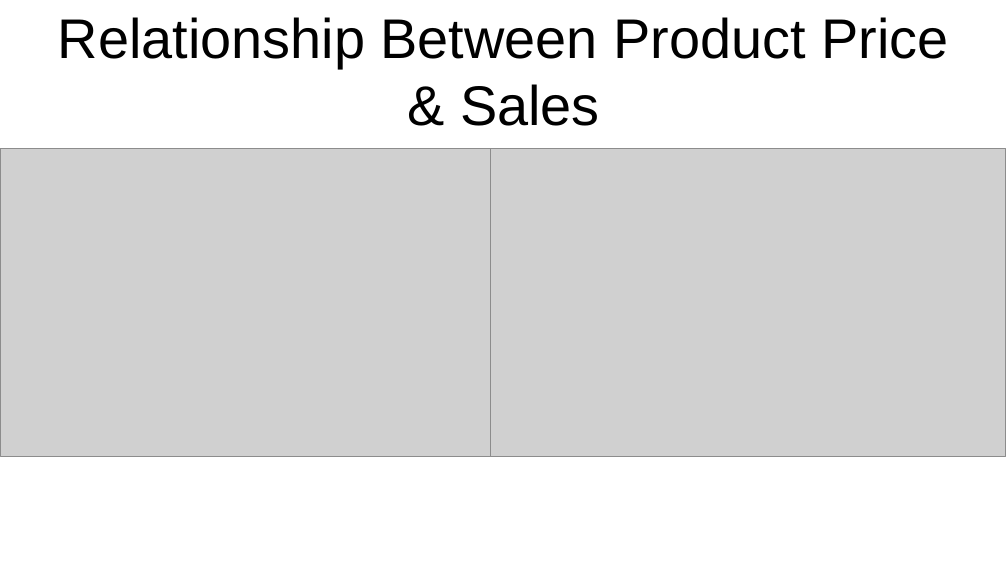
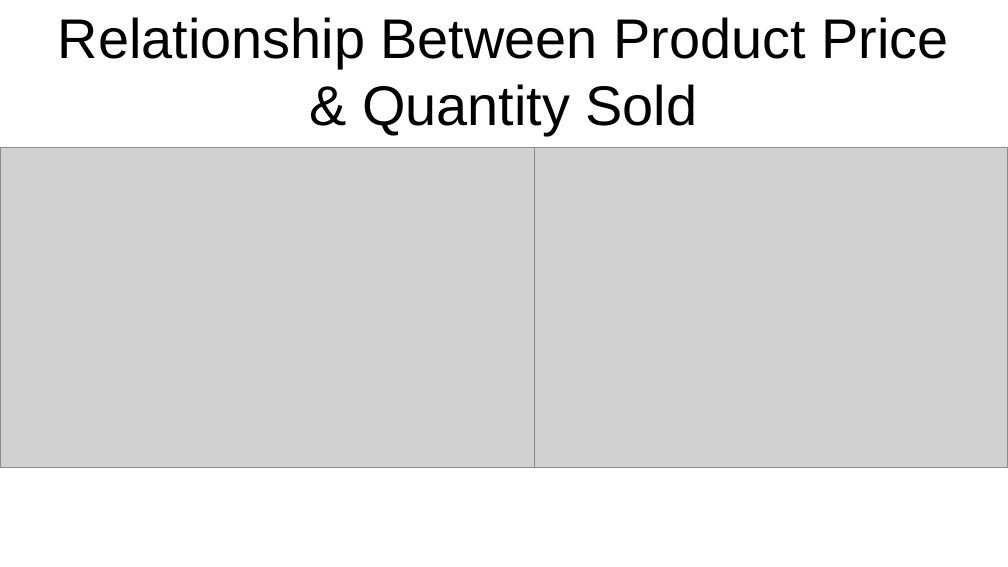
Before and after one commit to mkingopng/Dominos_senior_data_scientist, a slide deck: slide 5 of presentation v1.pptx. Drawn at 1008x567 pixels with LibreOffice and Linux fonts; fonts in the diff are those of the drawing; grey boxes stand for pictures. Boxes give left, top, right and bottom in pixels: in the first picture for what was removed or moved away, otherwise in the second. Text is boxed around its words. In the diff, an @@ line names an element or a change of style, - is before the commit and + after.

```diff
--- a/presentation v1.pptx
+++ b/presentation v1.pptx
@@ title at bbox=[58, 17, 948, 135]: text changed @@
-Relationship Between Product Price & Sales
+Relationship Between Product Price & Quantity Sold
@@ picture: place and size @@
-picture at bbox=[1, 148, 516, 456]
+picture at bbox=[0, 147, 534, 467]
@@ picture: place and size @@
-picture at bbox=[491, 148, 1006, 457]
+picture at bbox=[475, 147, 1008, 467]
```
Also in this commit, not shown: 4 other slides changed, 9 other files.
